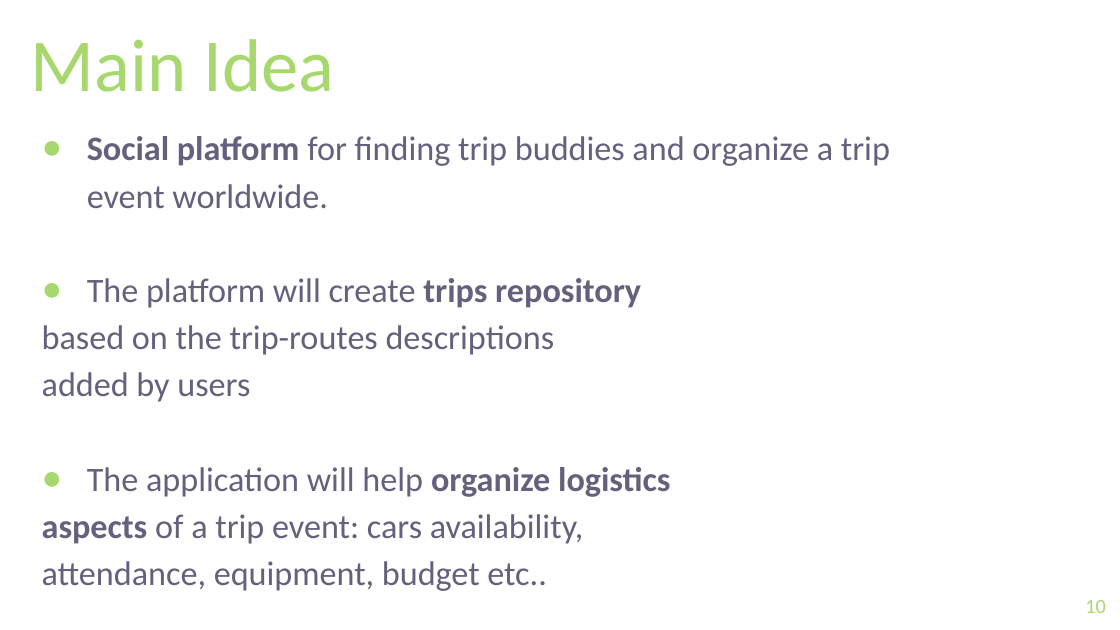
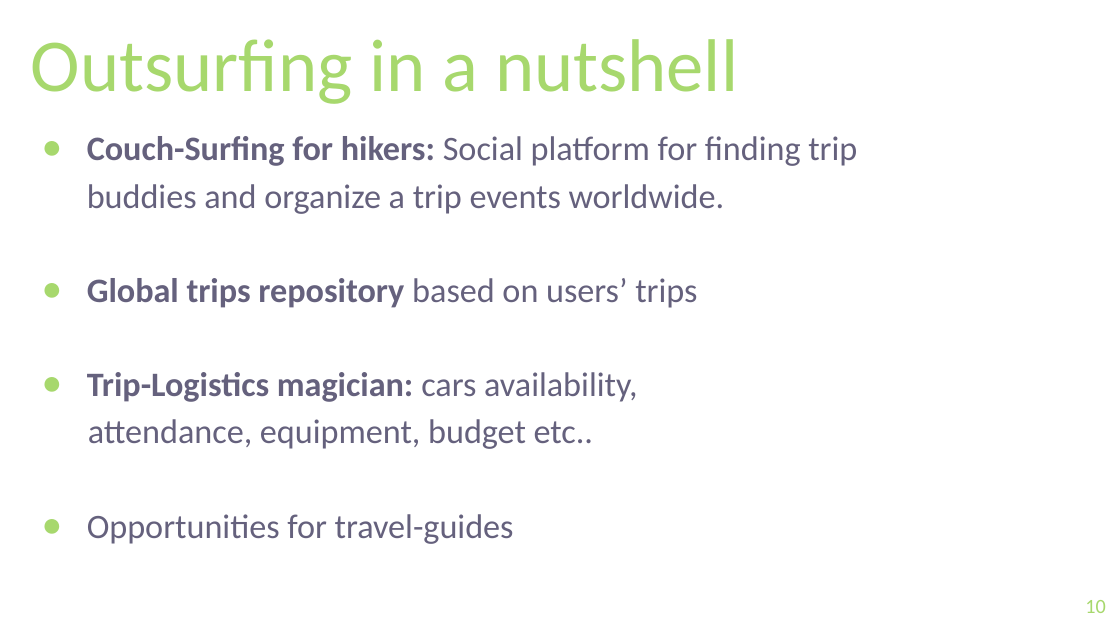
Before and after one commit to keremg/outsurfing, a slide deck: slide 10 of documents/Presentation_new.pptx. Drawn at 1120x630 pixels with LibreOffice and Linux fonts; fonts in the diff are those of the drawing; background and template pictures are left out. Boxes give left, top, right and bottom in pixels: in the first picture for what was removed or moved away, otherwise in the second. Text is boxed around its words. In the diff, an @@ line names an element or a change of style, - is before the commit and + after.

```diff
--- a/documents/Presentation_new.pptx
+++ b/documents/Presentation_new.pptx
@@ title at [31,39,738,104]: text changed @@
-Main Idea
+Outsurfing in a nutshell
@@ text at [87,136,857,402]: text changed @@
-● Social platform for finding trip buddies and organize a trip event worldwide.
-● The platform will create trips repository
-based on the trip-routes descriptions
-added by users
-● The application will help organize logistics
-aspects of a trip event: cars availability,
+● Couch-Surfing for hikers: Social platform for finding trip buddies and organize a trip events worldwide.
+● Global trips repository based on users’ trips
+● Trip-Logistics magician: cars availability,
@@ text at [87,514,514,544]: paragraph added @@
+● Opportunities for travel-guides
```
Also in this commit, not shown: 11 other slides changed, 3 slides added, 1 slide removed, 1 other file.
